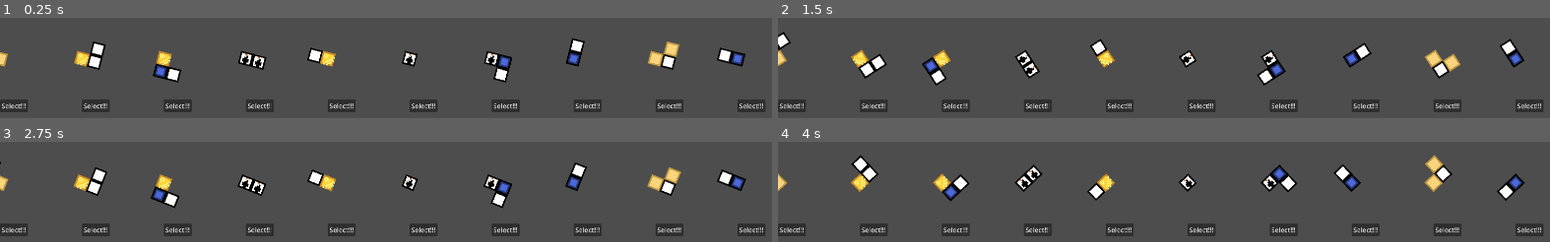
Above: before the commit, frames 1-4 (two rows, left to right).
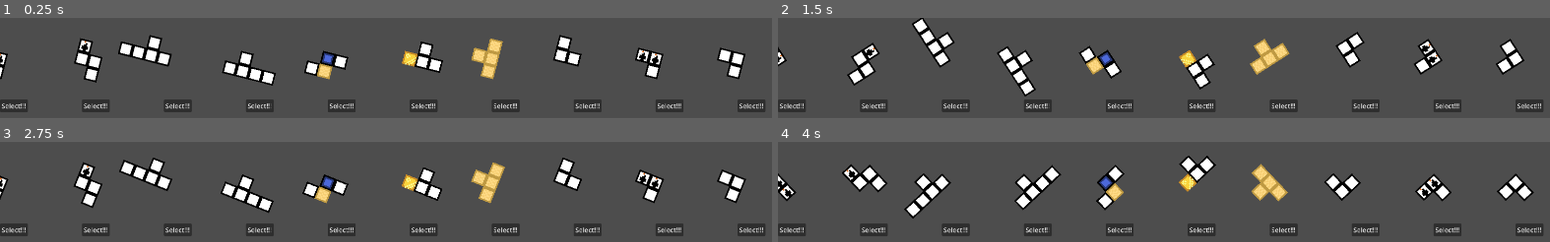
Above: after the commit, the same moments.

Repository: AsgerHB/create-jam-spring-2025
Game: Godot game, scene res://Scenes/RunDuplicate.tscn
The game is run twice, just before and just after one commit, with the same random seed, the same clock (stepped at 60 frames per second) and the same inputs. This scene is started directly instead of the project's main scene.
Inputs:
- Up to frame 1 (0.25 s): no input
- Up to frame 2 (1.5 s): hold Right (ui_right) 0.53-1.28 s; hold Down (ui_down) from 1.28 s (still down)
- Up to frame 3 (2.75 s): release Down (ui_down) at 2.03 s; hold Right (ui_right) from 2.03 s (still down)
- Up to frame 4 (4 s): release Right (ui_right) at 2.78 s; hold Up (ui_up) 2.78-3.53 s; hold Left (ui_left) from 3.53 s (still down)

The runs differ from the first frame. In frame 1, 9.5% of the frame differs, in the area x 0-97%, y 16-68%; in frame 2, 9.5%; in frame 3, 9.4%; in frame 4, 9.6%, in the area x 0-98%, y 12-77%.

Commit message:
OOPS! All sand!

Diff:
--- a/Scripts/Cell.gd
+++ b/Scripts/Cell.gd
@@ -13,11 +13,11 @@
 }
 # Map that assigns a complexity score to each cell type
 const cell_complexity_score = {
-	Type.Standard: 1,
-	Type.Sand: 2,
+	Type.Standard: 0,
+	Type.Sand: 1,
 	Type.Compressed: 2,
-	Type.Balloon: 2,
-	Type.Gold: 2,
+	Type.Balloon: 1,
+	Type.Gold: 3,
 	Type.Bomb: 3,
 }
 # A mapping of a sprite's state and where it maps to in the sprite sheet
--- a/Scripts/RunState.gd
+++ b/Scripts/RunState.gd
@@ -3,13 +3,37 @@
 
 # Script to contain player status such as level, lives, and tetrimino stash
 
+
+# The player's stash, minus all the ones that have already been put in play.
+var current_stash: Array[TetriminosTemplate] = stash.duplicate();
+
+# All the player's tetriminos. Hard-coded to starting values
+var stash: Array[TetriminosTemplate] = []
+var level: int = 0
+var levels = [
+	[500, 120],
+	[750, 120],
+	[900, 120],
+	[1500, 120],
+	[1800, 120],
+	[2000, 120],
+	[2500, 120],
+	[3000, 120],
+	[3500, 120],
+	[4000, 120],
+	[5000, 120],
+	[7000, 120],
+	[10000, 120],
+]
+
+
 func _init() -> void:
 	var tetrimino_generator = TetriminoGenerator.new()
-	for i in 10:
-		var tetriminos = tetrimino_generator.generate_tetrimino(4)
+	for i in 20:
+		var tetriminos = tetrimino_generator.generate_tetrimino(4, 0)
 		stash.push_back(tetriminos)
 	for i in 3:
-		var tetriminos = tetrimino_generator.generate_tetrimino(5)
+		var tetriminos = tetrimino_generator.generate_tetrimino(5, 4)
 		stash.push_back(tetriminos)
 
 func new_game():
@@ -22,8 +46,8 @@
 	else:
 		return null
 
-# The player's stash, minus all the ones that have already been put in play.
-var current_stash: Array[TetriminosTemplate] = stash.duplicate();
+func get_level():
+	return levels[level]
 
-# All the player's tetriminos. Hard-coded to starting values
-var stash: Array[TetriminosTemplate] = []
+func increment_level():
+	++level
--- a/Scripts/TetriminoGenerator.gd
+++ b/Scripts/TetriminoGenerator.gd
@@ -19,13 +19,14 @@
 
 				'
 # Complexity controls how complex the tetromino is
-func generate_tetrimino(complexity: int) -> TetriminosTemplate:
+func generate_tetrimino(size:int, complexity: int=0) -> TetriminosTemplate:
 	var tetrimino: Array[CellTemplate] = []
 	var possible_next_positions: Array[Vector2i] = [Vector2i(0, 0)]
 	var used_positions: Array[Vector2i] = []
+	var current_size: int = 0
 	var current_complexity: int = 0
 
-	while (current_complexity < complexity):
+	while (current_size < size):
 		# Choose random next position
 		var next_position = possible_next_positions[randi() % possible_next_positions.size()]
 		possible_next_positions.erase(next_position)
@@ -36,9 +37,12 @@
 		for type in Cell.Type.values():
 			if Cell.cell_complexity_score[type] + current_complexity <= complexity:
 				types_in_budget.append(type)
+			else:
+				types_in_budget.append(Cell.Type.Standard)
 
 		var next_type = types_in_budget[randi() % types_in_budget.size()]
 		current_complexity += Cell.cell_complexity_score[next_type]
+		current_size += 1
 
 		# Add cell to tetrimino
 		tetrimino.append(CellTemplate.new(next_position.x, next_position.y, next_type))
@@ -48,6 +52,16 @@
 			var new_position = next_position + offset
 			if not possible_next_positions.has(new_position) and not used_positions.has(new_position):
 				possible_next_positions.append(new_position)
+
+	if (complexity > 0 && randi() % 10 == 0):
+		var oops_type
+		if randi() % 2 == 0:
+			oops_type = Cell.Type.Balloon # OOPS! ALL BALLOONS!
+		else:
+			oops_type = Cell.Type.Sand # OOPS! ALL SAND!
+		for t in tetrimino:
+			t.type = oops_type
+
 	# update_sprites(tetrimino)
 	# Canonize tetrimino
 	var min_hash = tetrimino_hash(tetrimino)
--- a/Scripts/selector.gd
+++ b/Scripts/selector.gd
@@ -21,7 +21,7 @@
 	generator = TetriminoGenerator.new()
 	#Make some minos
 	for i in minos_to_spawn:
-		tetriminos.append(generator.generate_tetrimino(randi() % 3 + 3))
+		tetriminos.append(generator.generate_tetrimino(randi() % 3 + 3, randi() % 5))
 
 	#Spawn them all
 	for i in minos_to_spawn:
